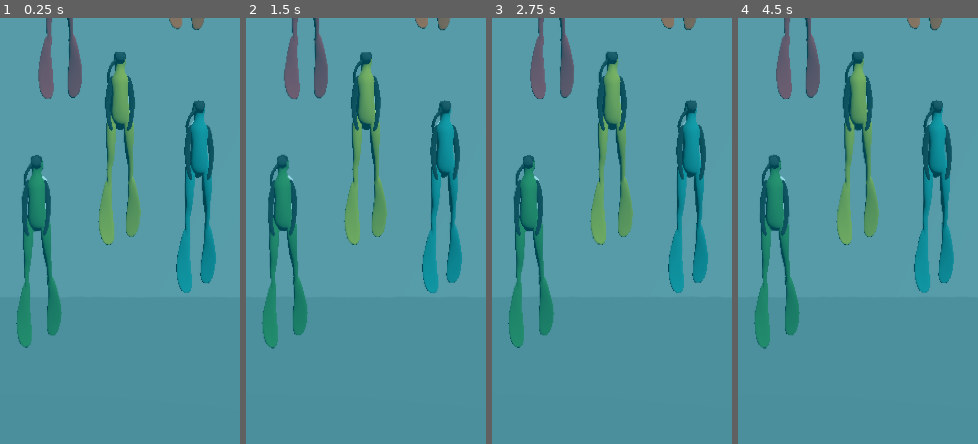
Above: before the commit, frames 1-4 (left to right).
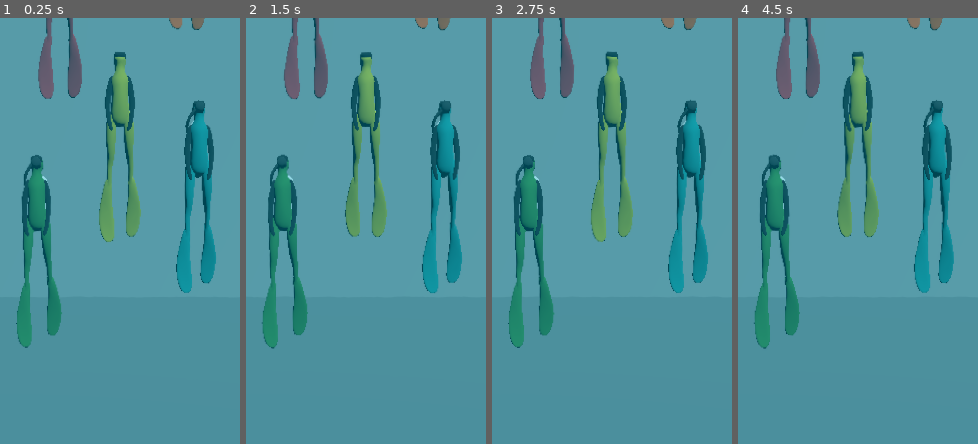
Above: after the commit, the same moments.

Repository: eikap/ggj-2026
Game: Godot game, scene res://FelixTest/ShaderTest.tscn
The game is run twice, just before and just after one commit, with the same random seed, the same clock (stepped at 60 frames per second) and the same inputs. This scene is started directly instead of the project's main scene.
Inputs (mouse positions are in pixels of both pictures, inside the frame that each line leads up to):
- Up to frame 1 (0.25 s): no input
- Up to frame 2 (1.5 s): move the mouse to (418, 209) at 0.52 s; tap Space (interact) at 0.6, 1.35 s; click (418, 209) at 0.67 s; move the mouse to (318, 252) at 1.27 s; click (318, 252) at 1.42 s
- Up to frame 3 (2.75 s): move the mouse to (636, 137) at 2.02 s; tap Space (interact) at 2.1 s; click (636, 137) at 2.17 s
- Up to frame 4 (4.5 s): move the mouse to (846, 316) at 2.77 s; tap Space (interact) at 2.85, 3.6, 4.35 s; click (846, 316) at 2.92 s; move the mouse to (930, 294) at 3.52 s; click (930, 294) at 3.67 s; move the mouse to (786, 167) at 4.27 s; click (786, 167) at 4.42 s

The runs differ from the first frame. In frame 1, 0.3% of the frame differs, in the area x 40-55%, y 9-54%; in frame 2, 0.5%; in frame 3, 0.3%; in frame 4, 0.5%, in the area x 40-54%, y 8-54%.

Commit message:
Fix masks

Diff:
--- a/Assets/Player/diver_player.tscn
+++ b/Assets/Player/diver_player.tscn
@@ -75,6 +75,7 @@
 [node name="leganim" type="AnimationPlayer" parent="r_leg" index="0" unique_id=1134525821]
 root_node = NodePath("../..")
 libraries/ = SubResource("AnimationLibrary_8peud")
+autoplay = &"leg move"
 
 [node name="l_leg" parent="." index="3" unique_id=530297413]
 transform = Transform3D(1, 0, 0, 0, 0.9563047, -0.29237166, 0, 0.29237166, 0.9563047, 0.16762425, 1.0793327, 0.04141904)
@@ -83,3 +84,6 @@
 [node name="googles" parent="." index="4" unique_id=1104027529]
 material_override = ExtResource("3_gmsqa")
 surface_material_override/0 = SubResource("StandardMaterial3D_vxpnx")
+
+[node name="mask" parent="." index="5" unique_id=470435628]
+visible = false
--- a/Scenes/Game.tscn
+++ b/Scenes/Game.tscn
@@ -6,6 +6,7 @@
 [ext_resource type="Texture2D" uid="uid://50mucm3l0a4t" path="res://FelixTest/bubble.png" id="4_bf53h"]
 [ext_resource type="Shader" uid="uid://eu5lxxugrumk" path="res://FelixTest/Underwater.gdshader" id="5_71axn"]
 [ext_resource type="Texture2D" uid="uid://bay3bscqmo44i" path="res://FelixTest/new_noise_texture_2d.tres" id="6_dahhg"]
+[ext_resource type="PackedScene" uid="uid://dafoj32escdyx" path="res://Scenes/Audio_MusicPlayer.tscn" id="7_2irst"]
 [ext_resource type="PackedScene" uid="uid://convxv2ryubc4" path="res://Scenes/OxygenBars.tscn" id="7_fgofq"]
 
 [sub_resource type="BoxShape3D" id="BoxShape3D_nm856"]
@@ -96,3 +97,5 @@
 metadata/_edit_use_anchors_ = true
 
 [node name="CanvasLayer2" parent="." unique_id=1113027098 instance=ExtResource("7_fgofq")]
+
+[node name="Audio_MusicPlayer" parent="." unique_id=230560115 instance=ExtResource("7_2irst")]
